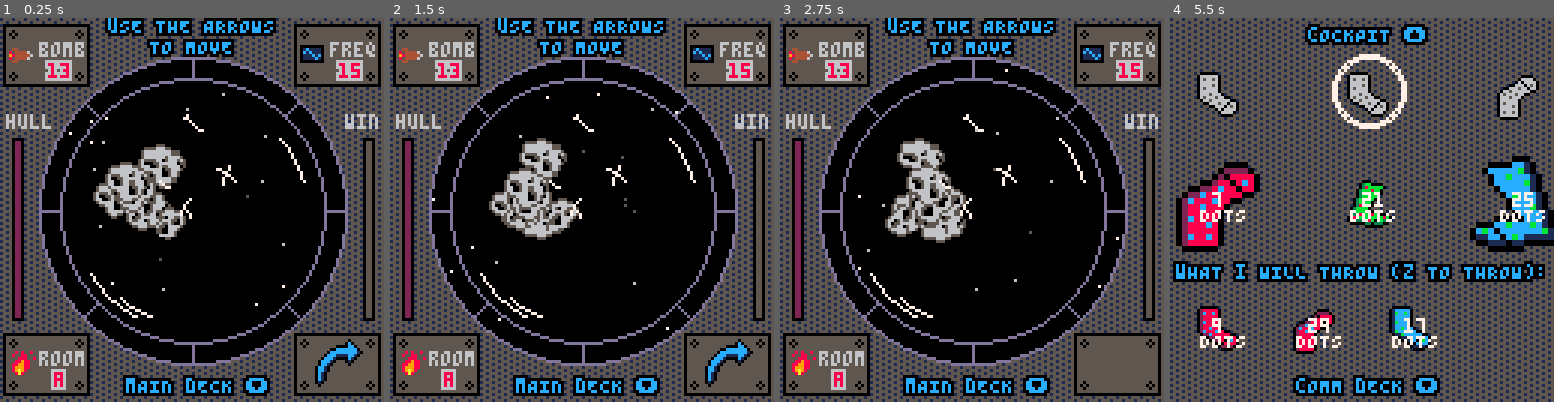
Above: before the commit, frames 1-4 (left to right).
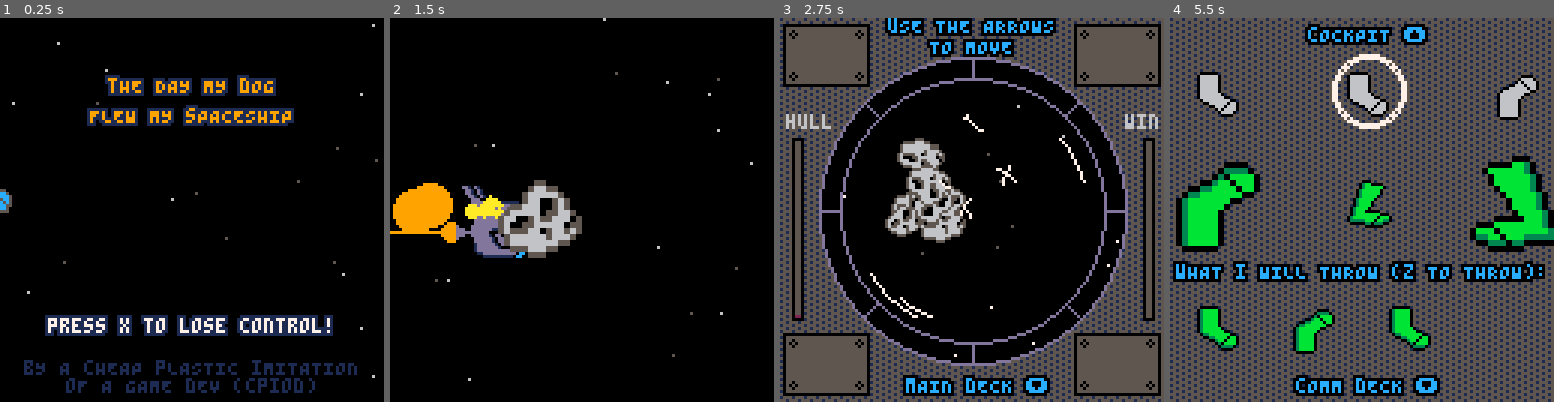
Above: after the commit, the same moments.

Repository: cpiod/that-day-my-dog-flew-a-spaceship
Game: PICO-8 cartridge gmtk.p8
The game is run twice, just before and just after one commit, with the same random seed, the same clock (stepped at 60 frames per second) and the same inputs.
Inputs:
- Up to frame 1 (0.25 s): no input
- Up to frame 2 (1.5 s): tap X (X key) at 0.33, 1.07 s; tap O (Z key) at 0.7 s
- Up to frame 3 (2.75 s): hold Right 1.6-2.1 s; tap O (Z key) at 1.7, 2.1, 2.5 s; tap X (X key) at 1.85 s; hold Up 2.15-2.42 s; hold Right from 2.47 s (still down)
- Up to frame 4 (5.5 s): tap O (Z key) every 0.4 s from 2.9 to 5.3 s; tap X (X key) at 2.97, 4.08, 5.2 s; release Right at 3.03 s; hold Left 3.08-3.58 s; hold Down 3.63-3.97 s; hold Right 4.02-4.68 s; hold Up 4.73-5.03 s; hold Left from 5.08 s (still down)

The runs differ from the first frame. In frame 1, 55% of the frame differs, in the area x 0-100%, y 0-100%; in frame 2, 52%; in frame 3, 3.3%; in frame 4, 6.7%.

Commit message:
Victory/game over screens, throw animation

Diff:
--- a/gmtk.p8
+++ b/gmtk.p8
@@ -7,7 +7,7 @@
 t={1,1,2,2} --const
 card={2,3}
 mem={{},{},nil,nil} -- the models
-flist={{1,1,1,1},{1,1,0,0},{1,1,0,0},{1,1,1,0},{1,1,1,0},{1,1,1,1}}
+flist={{1,0,0,0},{1,1,0,0},{1,1,0,0},{1,1,1,0},{1,1,1,0},{1,1,1,1}}
 nlist={6,8,8,12,12,16,16}
 
 function new_level()
@@ -31,12 +31,12 @@
 	sel={}
 	lsel=0
 	y_camera=0
-	screen=10
+	screen=30
 	curs=0
 end
 
 function _init()
-	hp=60
+	hp=1
 	win=0
 	bool=false -- cinem
 	stars={}
@@ -52,11 +52,12 @@
 	init_mstars()
 	init_expl()
 	init_ast()
-	--music(53,120)
+--	music(53,120)
 	n=8
 	new_level()
-	screen=10 -- todo 0 dans version finale
+	screen=0 -- todo 0 dans version finale
 	t0=time()
+	t2=time()
 end
 
 function _update60()
@@ -79,12 +80,14 @@
 	if screen==11 then
 	-- selection screen
 	 -- movement
-  if(btnp(⬅️)) curs=max(0,curs-2)
-  if(btnp(➡️)) curs=min(n-1,curs+2)
+  if(btnp(⬅️)) sfx(12) curs=max(0,curs-2)
+  if(btnp(➡️)) sfx(12) curs=min(n-1,curs+2)
   if btnp(⬆️) then
+   sfx(12)
    if(curs%2==1) curs-=1 else screen=10
   end
   if btnp(⬇️) then
+   sfx(12)
    if curs%2==0 then
     if(curs==n-1) curs-=1 else curs+=1
    else
@@ -96,6 +99,7 @@
   -- selection
   if btnp(🅾️) then
    if enable[curs+1] and lsel<4 then
+    sfx(11)
     enable[curs+1]=false
     lsel+=1
     for i=1,4 do
@@ -105,6 +109,7 @@
     for i=1,4 do
      if(sel[i]==curs+1) sel[i]=nil
     end
+    sfx(13)
     enable[curs+1]=true
     lsel-=1
    end
@@ -116,18 +121,26 @@
    for i=1,4 do
     sel[i]={sel[i],rnd(8)-4,rnd(16)-8,rnd()<.5,rnd()<.5}
    end
+   sfx(11)
    confirm_sel()
   end
 	end
 
 	if screen==10 then
 	 -- objective screen
-	 if(btnp(⬇️)) screen=11
+	 if(btnp(⬇️)) sfx(12) screen=11
 	end
 
 	if screen==12 then
 	 -- dog screen
-	 if(btn(⬆️)) screen=11
+	 if(btnp(⬆️)) sfx(12) screen=11
+	end
+
+	if screen==30 or screen==31 then
+	 update_expl()
+	 update_mstars()
+	 -- game over / victory screen
+	 if(time()-t3>3 and (btnp(❎) or btnp(🅾️))) sfx(11) _init()
 	end
 
 	-- animation update
@@ -135,14 +148,17 @@
   update_stars()
 	end
 
-	if screen==20 and time()-t2>1 then
-	 screen+=1
+	if screen==20 then
+	 update_mstars()
+	 update_stars()
+	 if(time()-t2>1.5) screen+=1
 	end
 
 	if screen>=21 and screen<=29 then
   -- interpretation screen
   update_stars()
   if btnp(🅾️) then
+   sfx(12)
    screen+=1
    while screen<=24 and not f[screen-20] do
     screen+=1
@@ -150,10 +166,16 @@
    -- after screen 25
    if screen==26 then
     hp-=damage
+    win+=win_pts
     if hp<=0 then
-     screen=30 -- game over...
+     screen=30 -- game over..
+     t3=time()
+     music(27)
+    elseif win>=60 then
+     screen=31 -- win
+     t3=time()
+     music(0)
     else
-     win+=win_pts
      new_level()
      screen=12
      y_camera=128
@@ -313,7 +335,7 @@
  {1,1,0,-1},{0,1,1,-1},{0,-1,1,1},{1,0,1,0},{0,1,0,1},{1,0,-1,1}}
  for l in all(couple) do
   a,b,c,d=unpack(l)
-  local d=25 -- big malus
+  local d=30 -- big malus
   for k in all(ex) do
    d+=abs(k[5]-a*k[1]-b*k[2]-c*k[3]-d*k[4])
   end
@@ -518,35 +540,71 @@
  palt(14,true)
  palt(0,false)
 
- if screen==0 or screen==1 then
+ if screen==0 or screen==1 or screen==30 or screen==31 or (screen==20 and time()-t2<1) then
+  camera(0,0)
   cls(0)
   -- title screen
   draw_mstars()
   local x,y=50+10*cos(time()/5),50+10*sin(time()/3)
   local dx=min(0,time()-t0-2)
   x+=50*dx
-  circfill()
-  if(screen==1) color(9) else color(8)
+  if screen==30 then -- derive
+   y-=10*(time()-t3)
+   x+=10*(time()-t3)
+  end
+  if screen==20 then
+   for i=1,4 do
+    local dx=8*cos(time()-t2+i/10+.3)
+    local dy=-7*sin(time()-t2+i/10+.3)
+    local col=f[2] and socks[sel[5-i][1]][3] or 11
+    pset(x+dx+20,y+dy+20,col)
+   end
+  end
+  if(screen==1 or screen==20) color(9) else color(8)
   circfill(x-2,y+20,2+6*time()%2)
   line(x+2,y+20,-1,y+20)
   spr(64,x,y,4,4)
   if screen==1 then
+   -- asteroid collision
    local x2=128-120*(time()-t1)
    sspr(0,16,16,16,x2,50+x2/40,32,32)
    if x2<x+20 then
-   -- todo sfx
-   -- change music
     if(not bool) sfx(10,3) music(43,120) bool=true
     draw_expl(x,y)
    end
-  end
-  if screen==0 then
+  elseif screen==0 then
    prt("tHE DAY MY dOG",nil,20,9,1)
-   prt("FLEW MY sPACESHIP",nil,30,9,1)   if(time()%1<.8) prt("press x to lose control!",nil,100,7,1)
+   prt("FLEW MY sPACESHIP",nil,30,9,1)
+   if(time()%1<.8) prt("press x to lose control!",nil,100,7,1)
    local s="bY A cHEAP pLASTIC iMITATION"
    ?s,64-2*#s,114,1
    local s="oF A GAME dEV (cpiod)"
    ?s,64-2*#s,120,1
+  elseif screen==30 then
+   -- game over screen
+   draw_expl(x,y)
+   prt("oh no! the spaceship",nil,20,9,1)
+   prt("is still out of control",nil,28,9,1)
+   prt("and is getting destroyed.",nil,36,9,1)
+   prt("you lose...",nil,44,9,1)
+
+   if(time()-t3>2) prt("(the dog is fine)",nil,60,9,1)
+   if(time()-t3>3 and time()%1<.8) prt("press x or z to restart",nil,100,7,1)
+   palt(15,true)
+   palt(14,false)
+
+   local x=190-30*(time()-t3)
+   local y=90-10*(time()-t3)
+   nspr=132+4*flr(5*time()%2)
+   spr(nspr,x+10,y+28,4,4)
+   spr(68,x,y,4,4)
+   spr(128,x,y,4,4)
+  elseif screen==31 then
+   -- victory screen
+   prt("congratulations!",nil,20,11,1)
+   prt("you took back control.",nil,28,11,1)
+   prt("now to deliver the socks.",nil,36,11,1)
+   if(time()-t3>3 and time()%1<.8) prt("press x or z to restart",nil,100,7,1)
   end
 
  elseif screen>=10 and screen<=12 then
@@ -729,7 +785,7 @@
   if(screen<=24) then
    -- sock for dog
    for i=1,4 do
-    d=max(0,min(1,1-max(0,4*(t2-time())+2)+0.2*(4-i)))
+    d=max(0,min(1,1-max(0,4*(t2-time()+1)+2)+0.2*(4-i)))
     local index,x,y = unpack(sel[i])
     draw_sock(9+22*i+x,38+y,socks[index],true,d)
  	 end
@@ -741,7 +797,7 @@
 	 palt(0,false)
 	 if screen!=25 then
 	  -- dog
-	  sspr(32,32,32,32,126-(max(0,min(.67,time()-t2-.5)))*135,15,64,64)
+	  sspr(32,32,32,32,126-(max(0,min(.67,time()-t2-1)))*135,15,64,64)
 	 end
 
 	 if screen==21 or screen==22 then
@@ -811,7 +867,7 @@
 	  y+=20
 	  if f[3] then
 	   if abs(inter[3][2][2]-o[3])<=1 then
-	    prt("tHE BOMB IS NEUTRALIZED",nil,y,0,8)
+	    prt("tHE BOMB IS NEUTRALIZED",nil,y,0,6)
 	   elseif abs(inter[3][2][2]-o[3])<=3 then
 	    prt("tHE BOMB EXPLOSED FAR AWAY",nil,y,0,9)
 	    prt("hull damage: 1",nil,y+8,0,9)
@@ -825,12 +881,16 @@
 	  end
 	  y+=20
 	  if f[4] then
-	   if abs(inter[4][2][2]-o[4])<=1 then
+	   if inter[4][2][2]==o[4] then
+	    prt("wE COULD SPOKE TO THE POLICE!",nil,y,0,11)
+	    prt("win point: 15",nil,y+8,0,11)
+	    win_pts=15
+	   elseif abs(inter[4][2][2]-o[4])<=1 then
 	    prt("wE COULD SPOKE TO THE POLICE!",nil,y,0,11)
 	    prt("win point: 10",nil,y+8,0,11)
 	    win_pts=10
 	   else
-	    prt("nO SIGNAL.",nil,y,0,6)
+	    prt("wRONG FREQUENCY. nO SIGNAL...",nil,y,0,6)
 	   end
 	  end
 	  y+=20
Not shown, changed: 64 lines of the sprite sheet (__gfx__) section of gmtk.p8
Not shown, changed: the sound effects (__sfx__) section of gmtk.p8
